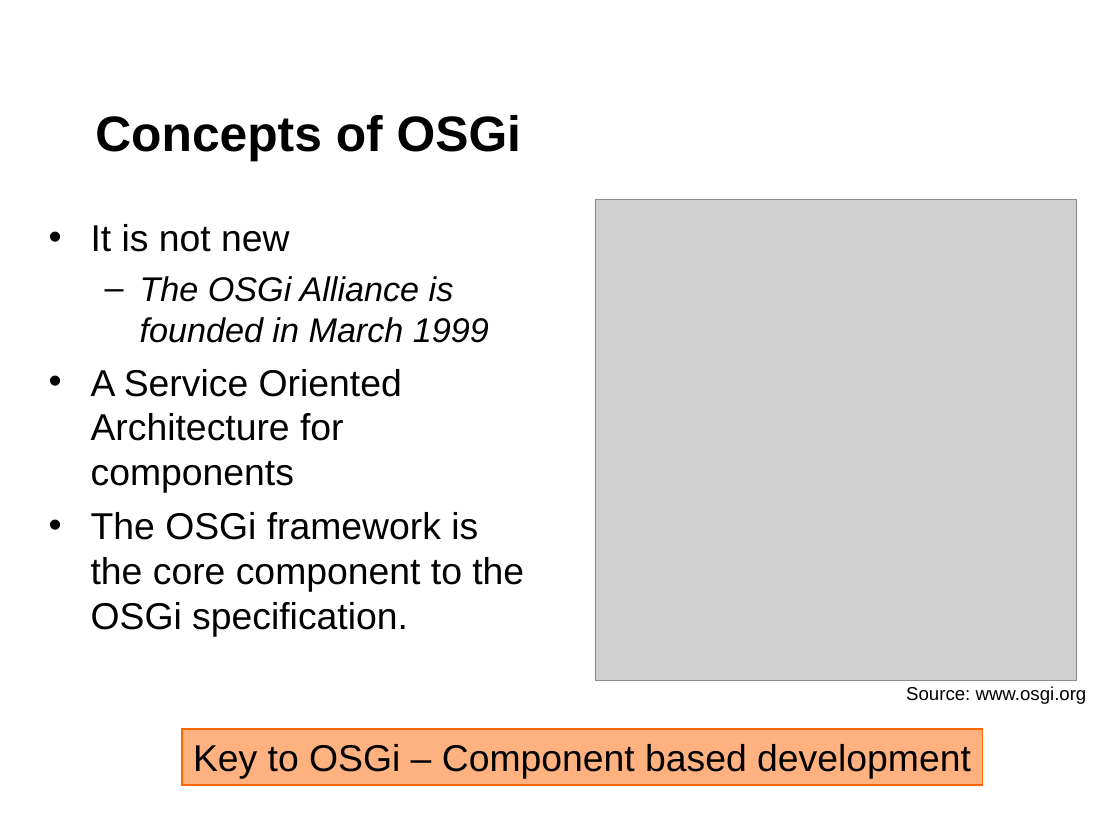
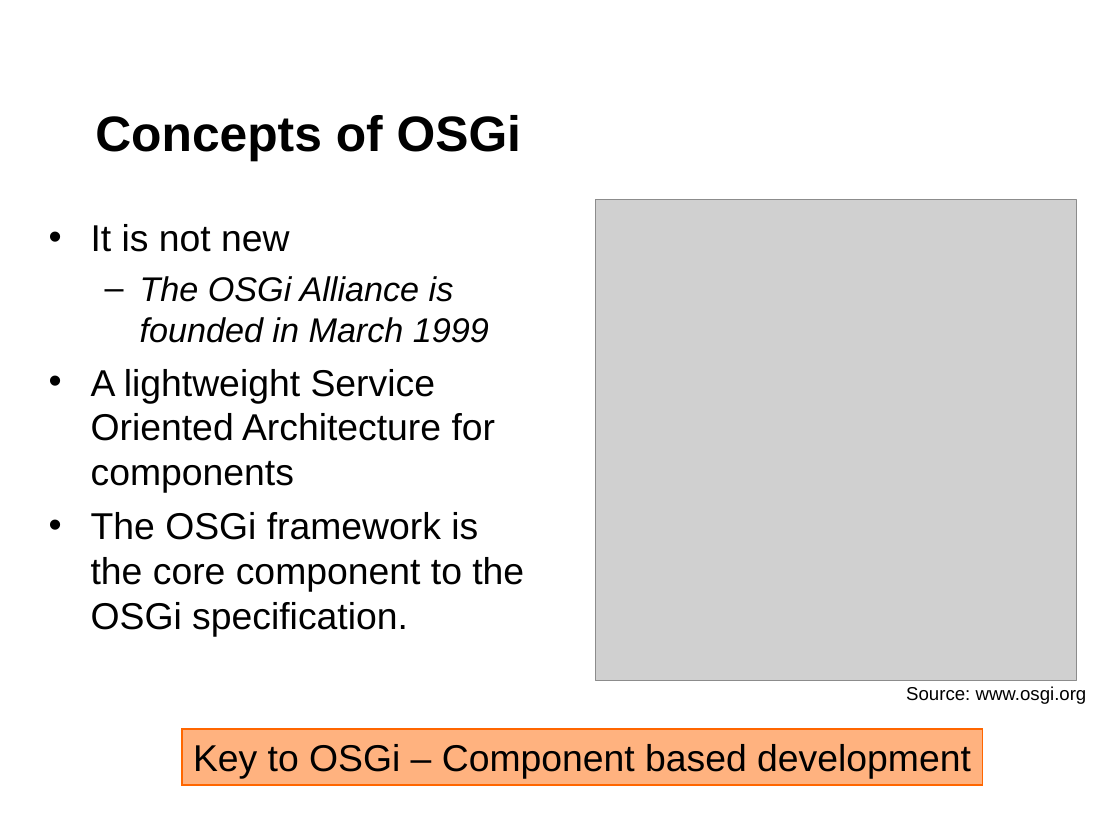
Before and after one commit to noushadali/osgi-samples, a slide deck: slide 7 of congress-registration/documentation/Webservice versioning using osgi.ppt. Drawn at 1120x840 pixels with LibreOffice and Linux fonts; fonts in the diff are those of the drawing; grey boxes stand for pictures. Boxes give left, top, right and bottom in pixels: in the first picture for what was removed or moved away, otherwise in the second. Text is boxed around its words. In the diff, an @@ line names an element or a change of style, - is before the commit and + after.

Commit message:
small change to the business service

```diff
--- a/congress-registration/documentation/Webservice versioning using osgi.ppt
+++ b/congress-registration/documentation/Webservice versioning using osgi.ppt
@@ text at box(91, 369, 496, 493): text changed @@
-• A Service Oriented Architecture for components
+• A lightweight Service Oriented Architecture for components
```
Also in this commit, not shown: 2 other files.
